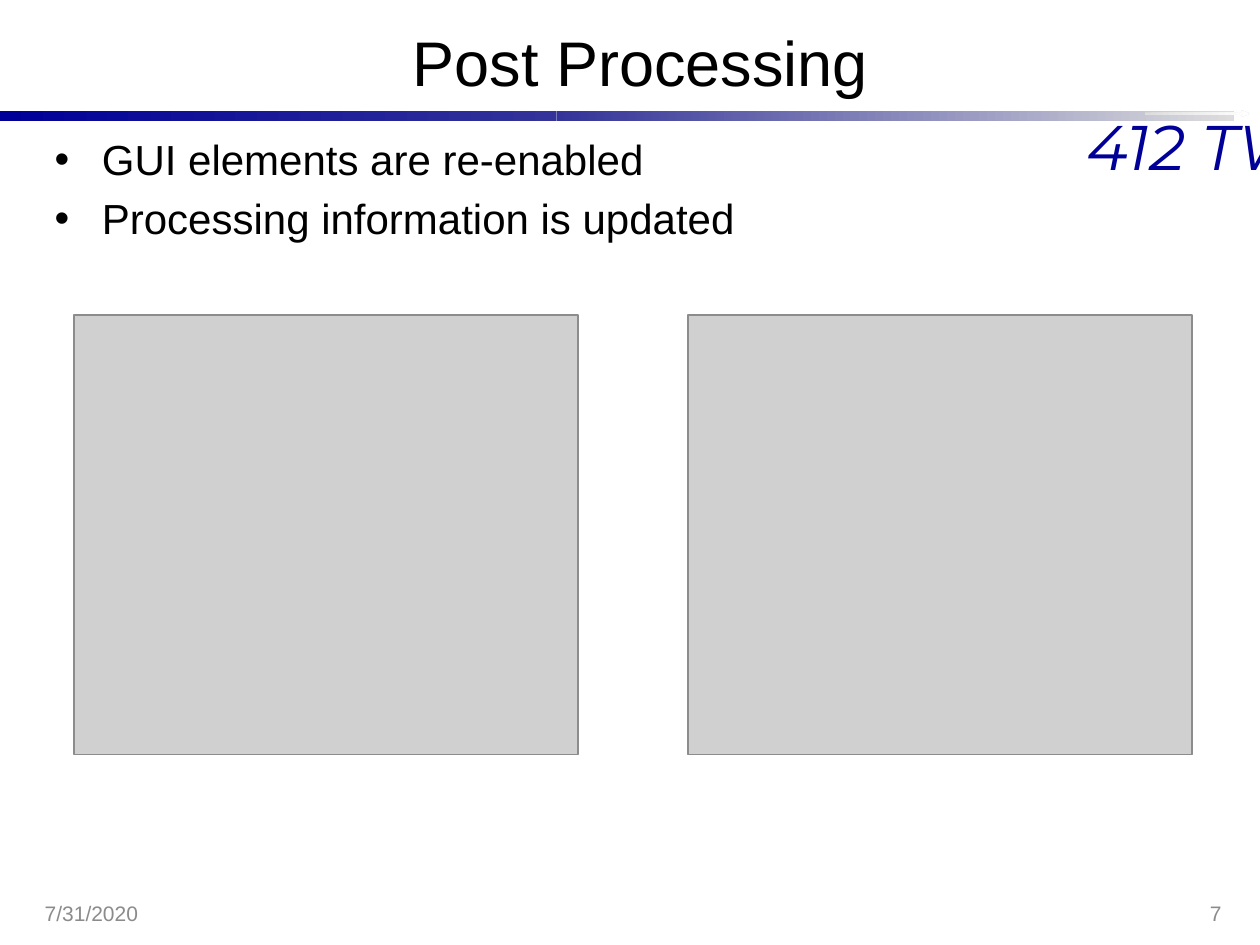
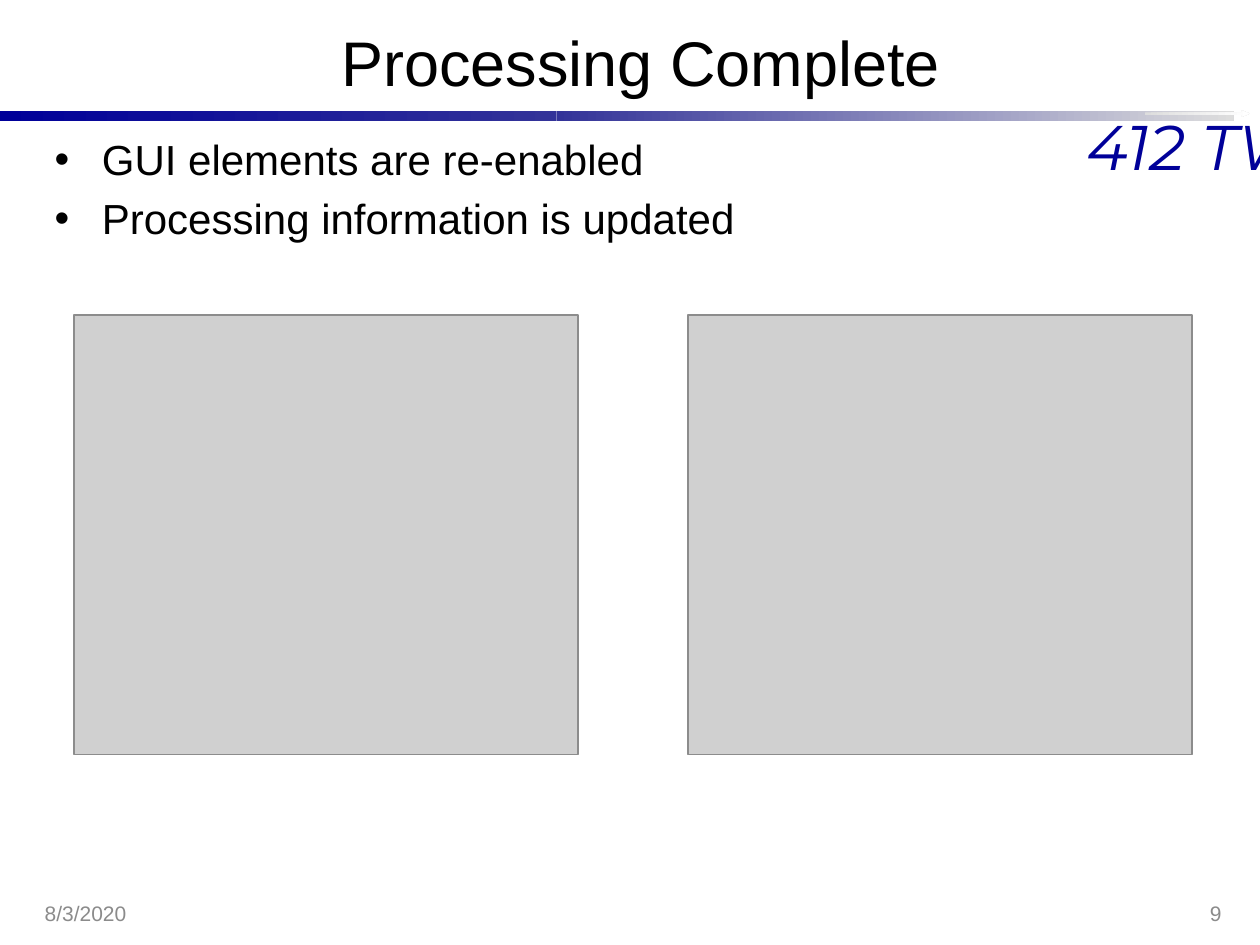
Before and after one commit to Hannsel101/PCIP_Intern_Proj_1, a slide deck: slide 9 of BestXYZ_Presentation.pptx (slide 7 before the commit). Drawn at 1260x945 pixels with LibreOffice and Linux fonts; fonts in the diff are those of the drawing; grey boxes stand for pictures; background and template pictures are left out. Boxes give left, top, right and bottom in pixels: in the first picture for what was removed or moved away, otherwise in the second. Text is boxed around its words. In the diff, an @@ line names an element or a change of style, - is before the commit and + after.

```diff
--- a/BestXYZ_Presentation.pptx
+++ b/BestXYZ_Presentation.pptx
@@ title at bbox=[341, 40, 940, 98]: text changed @@
-Post Processing
+Processing Complete
@@ text at bbox=[45, 906, 127, 921]: text changed @@
-7/31/2020
+8/3/2020
@@ page number at bbox=[1210, 906, 1222, 921]: text changed @@
-7
+9
```
Also in this commit, not shown: 12 other slides changed, 4 slides added, 6 other files.
